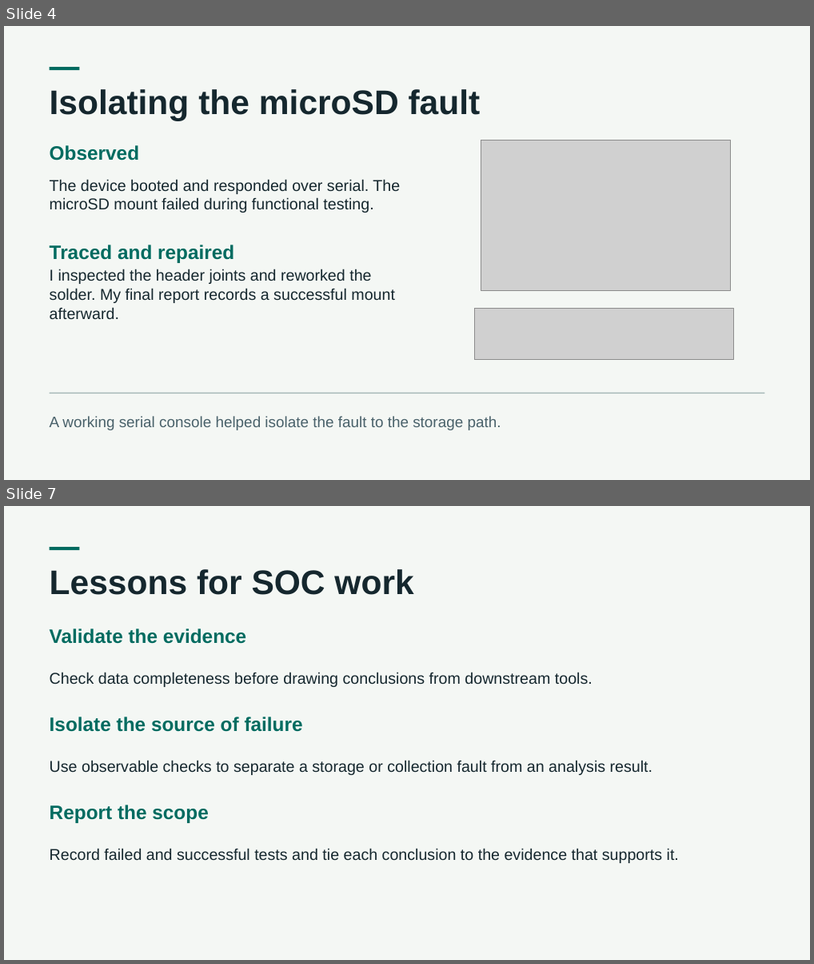
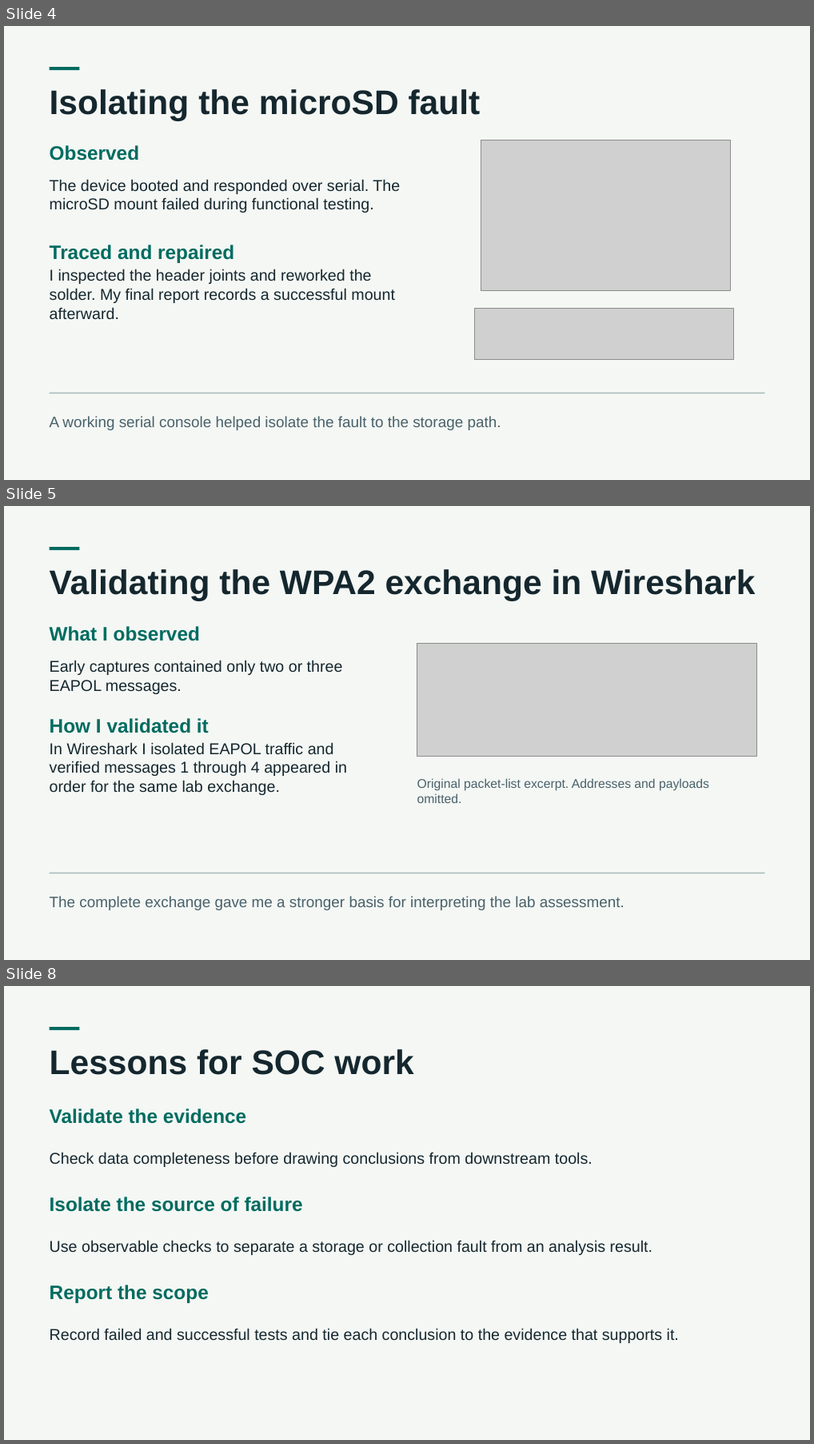
Before and after one commit to darasimiop/ESP32-Marauder-WPA2-Security-Capstone, a slide deck: presentation/ESP32-Marauder-WPA2-Security-Capstone.pptx. Shown one above the other, each under a label of ours: slides 4 and 7 before the commit, slides 4, 5 and 8 after it; the slides between them are not shown. The pictures are 814x964 and 814x1444 pixels, drawn with LibreOffice and Linux fonts; fonts in the diff are those of the drawing; grey boxes stand for pictures. Boxes give left, top, right and bottom in pixels: in the first picture for what was removed or moved away, otherwise in the second. Text is boxed around its words. In the diff, an @@ line names an element or a change of style, - is before the commit and + after.

Commit message:
Add original evidence to capstone portfolio presentation

```diff
--- a/presentation/ESP32-Marauder-WPA2-Security-Capstone.pptx
+++ b/presentation/ESP32-Marauder-WPA2-Security-Capstone.pptx
@@ slide 5 added at (4, 506, 810, 960), background #F4F7F4 @@
@@ rectangle added at (50, 547, 80, 550), fill #006B60 @@
@@ text added at (50, 569, 755, 600), 40.5 pt, text #15272E, bold @@
+Validating the WPA2 exchange in Wireshark
@@ text added at (50, 626, 200, 641), 23.2 pt, text #006B60, bold @@
+What I observed
@@ picture added at (417, 643, 757, 756) @@
@@ text added at (50, 660, 343, 694), 18.8 pt, text #15272E @@
+Early captures contained only two or three EAPOL messages.
@@ text added at (50, 718, 209, 733), 23.2 pt, text #006B60, bold @@
+How I validated it
@@ text added at (50, 742, 347, 795), 18.8 pt, text #15272E @@
+In Wireshark I isolated EAPOL traffic and verified messages 1 through 4 appeared in order for the same lab exchange.
@@ text added at (418, 778, 710, 803), 15 pt, text #49616A @@
+Original packet-list excerpt. Addresses and payloads omitted.
@@ rectangle added at (50, 872, 765, 873), fill #A6B8B7 @@
@@ text added at (50, 896, 625, 910), 18 pt, text #49616A @@
+The complete exchange gave me a stronger basis for interpreting the lab assessment.
@@ what was slide 7 is now slide 8 @@
```
Also in this commit, not shown: 1 slide changed, 2 other slides added, 2 slides removed, 7 other files.
